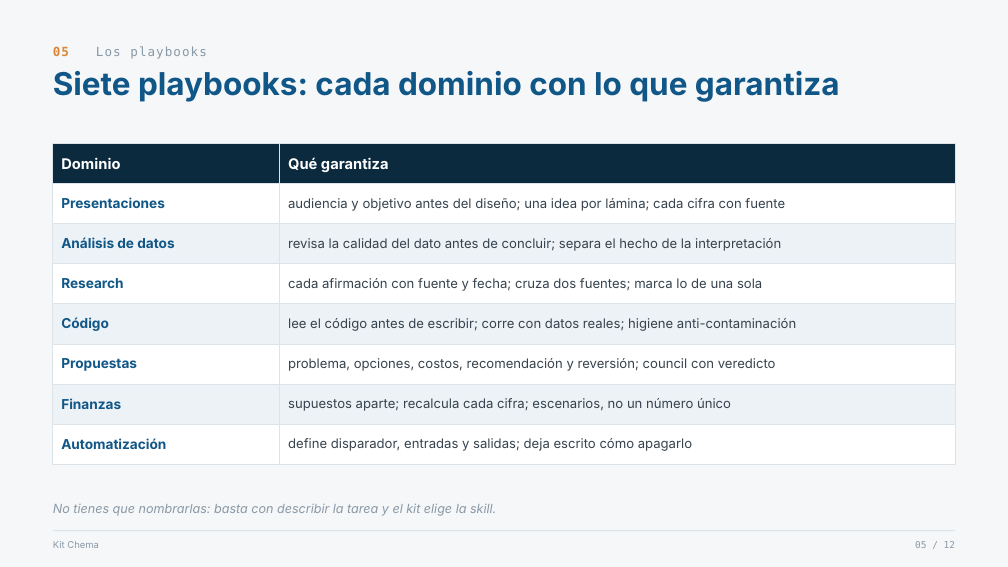
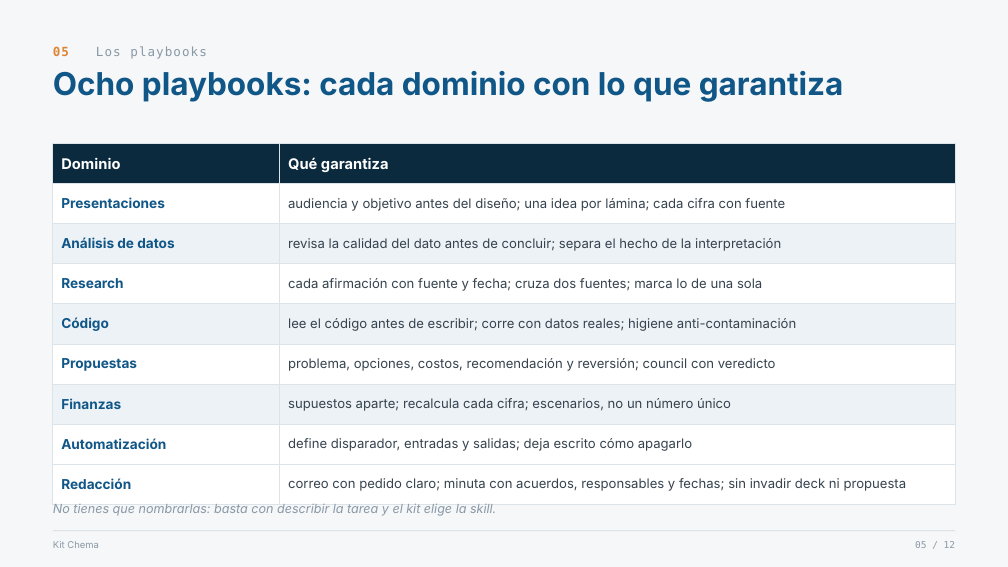
Before and after one commit to chemaw8/claude-kit-chema, a slide deck: slide 5 of presentacion/kit-chema.pptx. Drawn at 1008x567 pixels with LibreOffice and Linux fonts; fonts in the diff are those of the drawing. Boxes give left, top, right and bottom in pixels: in the first picture for what was removed or moved away, otherwise in the second. Text is boxed around its words. In the diff, an @@ line names an element or a change of style, - is before the commit and + after.

```diff
--- a/presentacion/kit-chema.pptx
+++ b/presentacion/kit-chema.pptx
@@ text at (53,71,844,102): text changed @@
-Siete playbooks: cada dominio con lo que garantiza
+Ocho playbooks: cada dominio con lo que garantiza
@@ table at (53,144,955,495) @@
+row 9: Redacción | correo con pedido claro; minuta con acuerdos, responsables y fechas; sin invadir deck ni propuesta
```
Also in this commit, not shown: 2 other slides changed, 2 other files.
